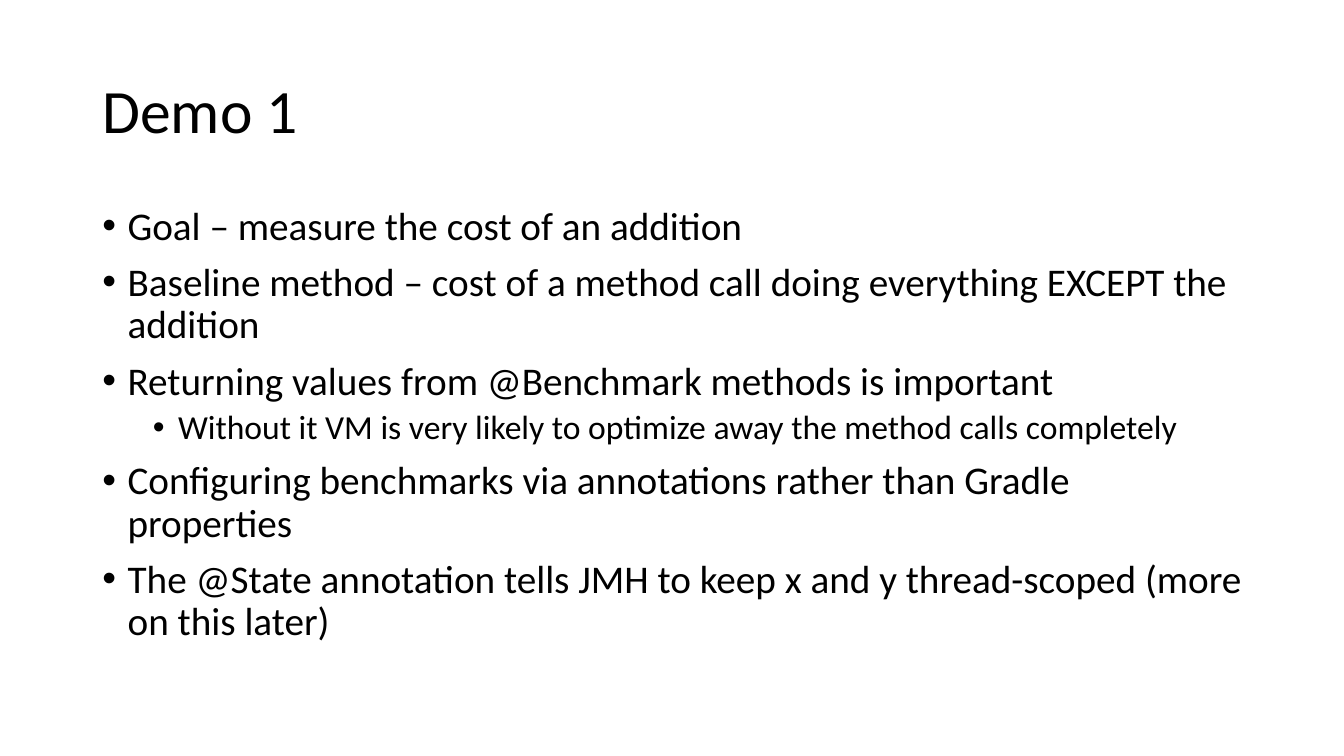
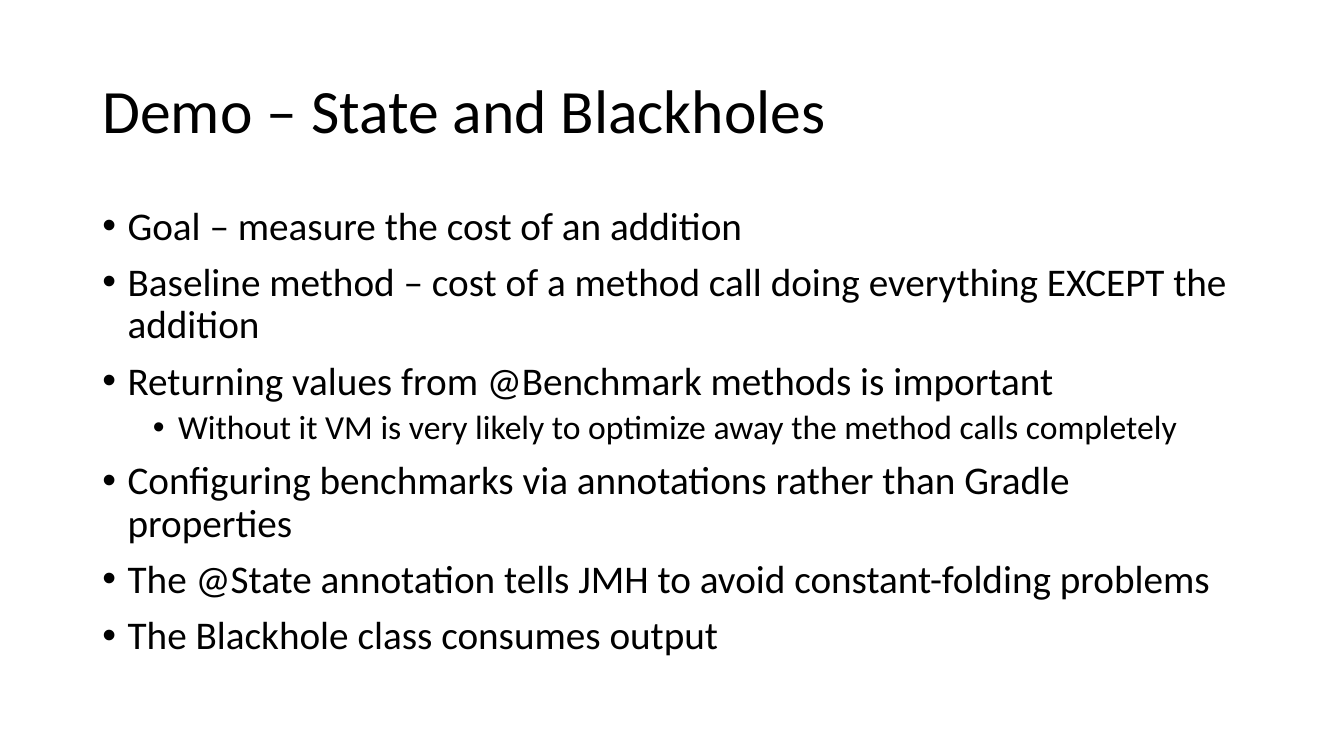
Before and after one commit to tresat/JMH-Presentation, a slide deck: slide 25 of doc/slides.pptx (slide 22 before the commit). Drawn at 1344x756 pixels with LibreOffice and Linux fonts; fonts in the diff are those of the drawing. Boxes give left, top, right and bottom in pixels: in the first picture for what was removed or moved away, otherwise in the second. Text is boxed around its words. In the diff, an @@ line names an element or a change of style, - is before the commit and + after.

```diff
--- a/doc/slides.pptx
+++ b/doc/slides.pptx
@@ title at (102, 90, 826, 134): text changed @@
-Demo 1
+Demo – State and Blackholes
@@ text at (128, 565, 1210, 656): text changed @@
-• The @State annotation tells JMH to keep x and y thread-scoped (more on this later)
+• The @State annotation tells JMH to avoid constant-folding problems
+• The Blackhole class consumes output
```
Also in this commit, not shown: 18 other slides changed, 6 slides added, 5 slides removed, 11 other files.
